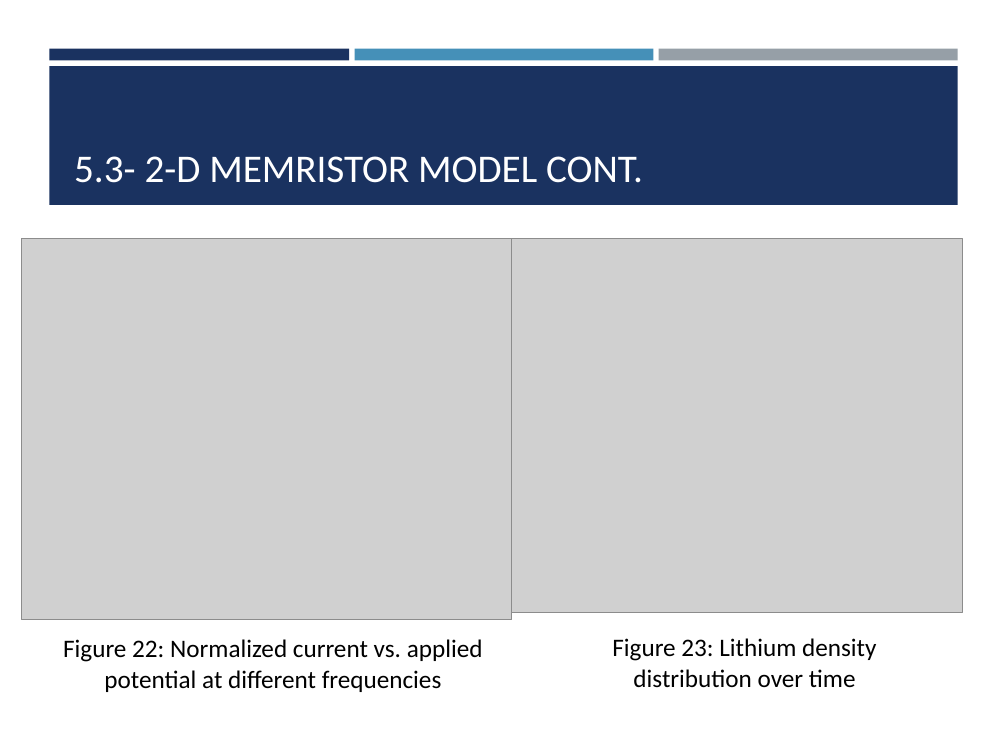
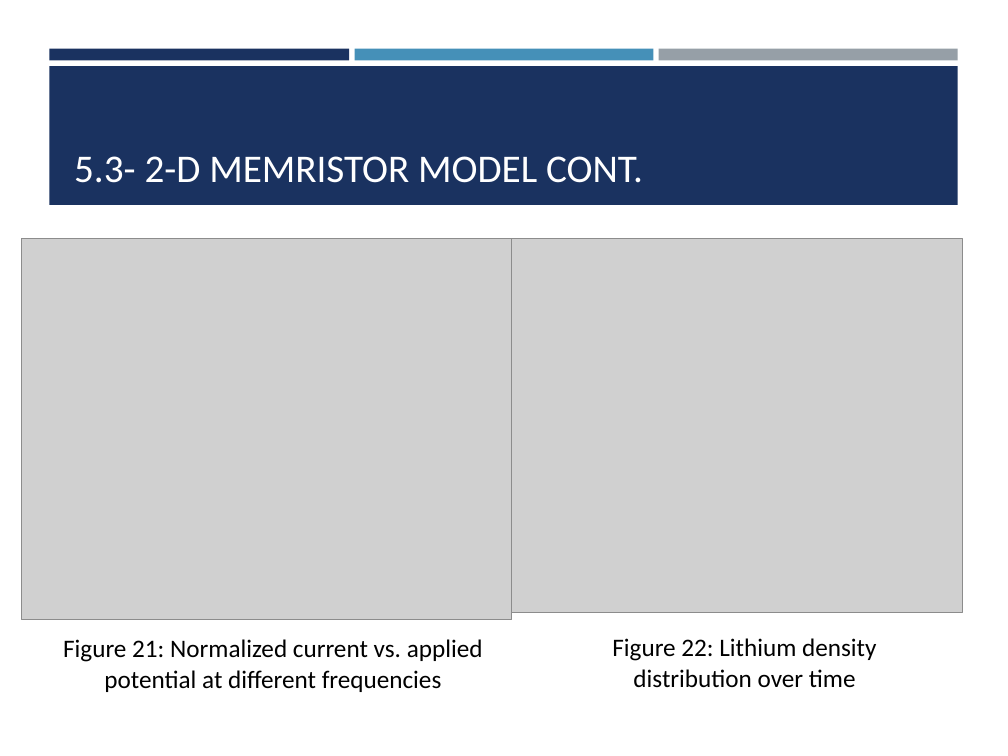
Before and after one commit to cbonfil/ThesisReport, a slide deck: slide 16 of Memristor Thesis/Memristor Presentation.pptx (slide 17 before the commit). Drawn at 1008x756 pixels with LibreOffice and Linux fonts; fonts in the diff are those of the drawing; grey boxes stand for pictures. Boxes give left, top, right and bottom in pixels: in the first picture for what was removed or moved away, otherwise in the second. Text is boxed around its words. In the diff, an @@ line names an element or a change of style, - is before the commit and + after.

```diff
--- a/Memristor Thesis/Memristor Presentation.pptx
+++ b/Memristor Thesis/Memristor Presentation.pptx
@@ text at (63, 639, 483, 692): text changed @@
-Figure 22: Normalized current vs. applied potential at different frequencies
+Figure 21: Normalized current vs. applied potential at different frequencies
@@ text at (612, 638, 876, 688): text changed @@
-Figure 23: Lithium density distribution over time
+Figure 22: Lithium density distribution over time
```
Also in this commit, not shown: 15 other slides changed, 1 slide added, 1 other file.
